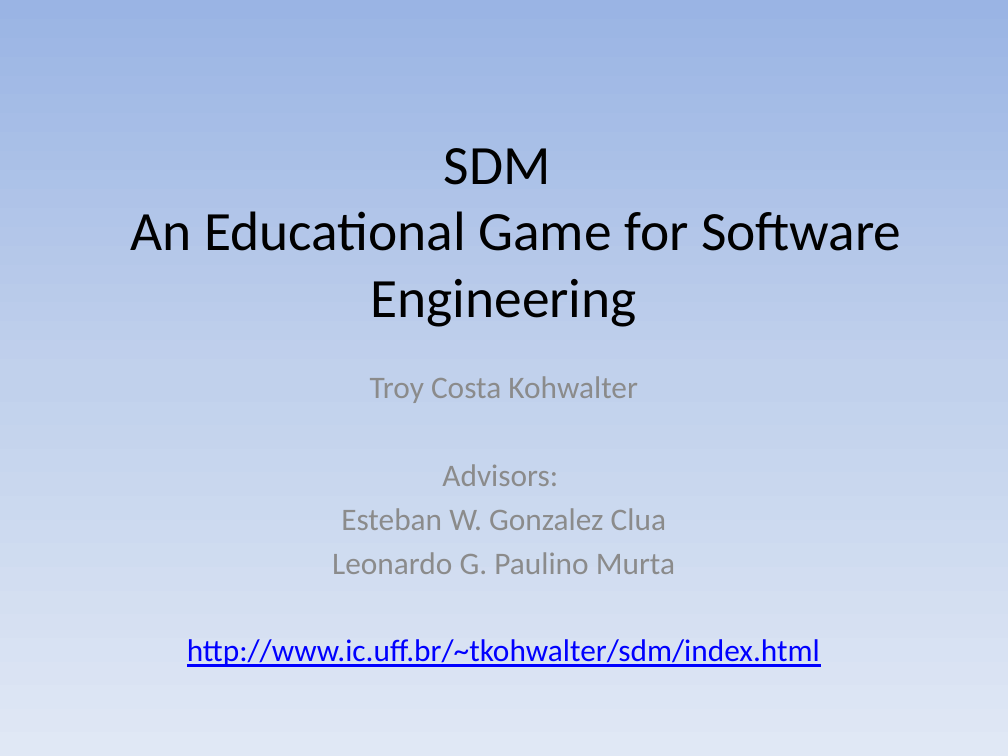
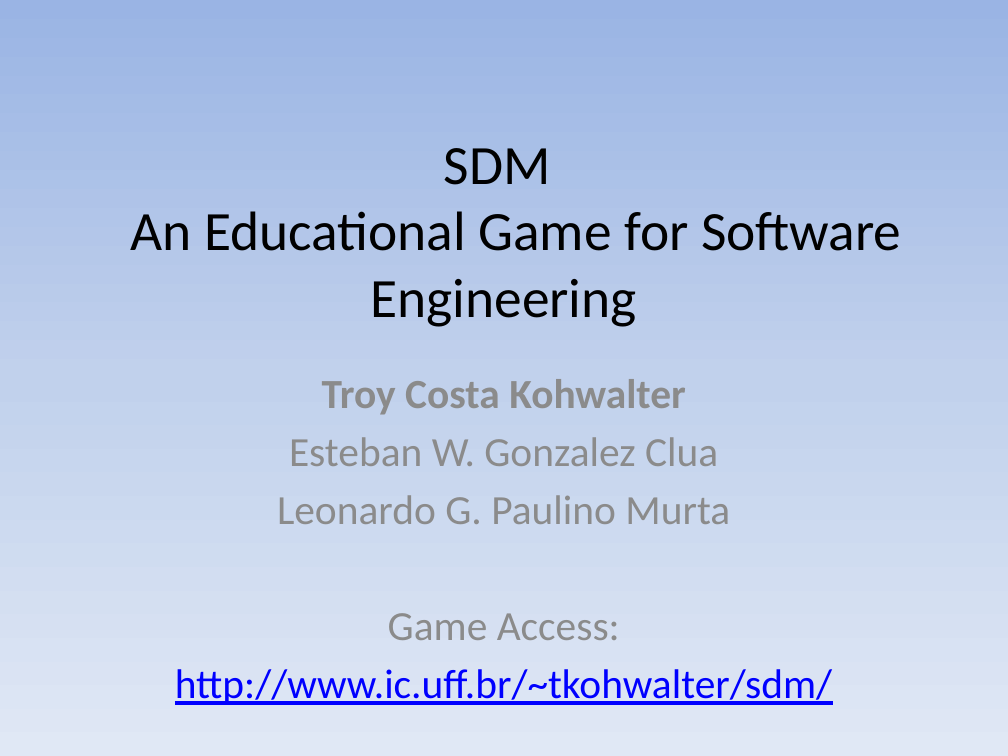
Before and after one commit to gems-uff/sdm, a slide deck: slide 17 of docs/Apresentação/SDM - Apresentação SBGames.pptx (slide 16 before the commit). Drawn at 1008x756 pixels with LibreOffice and Linux fonts; fonts in the diff are those of the drawing. Boxes give left, top, right and bottom in pixels: in the first picture for what was removed or moved away, otherwise in the second. Text is boxed around its words. In the diff, an @@ line names an element or a change of style, - is before the commit and + after.

```diff
--- a/docs/Apresentação/SDM - Apresentação SBGames.pptx
+++ b/docs/Apresentação/SDM - Apresentação SBGames.pptx
@@ subtitle at [277, 379, 730, 524]: size 22.4 to 29.6 pt in "Troy Costa Kohwalter", "Esteban W. Gonzalez Clua", "Leonardo G. Paulino Murta"; bold on in "Troy Costa Kohwalter"; more space between paragraphs @@
@@ subtitle at [442, 464, 558, 486]: paragraph removed @@
-Advisors:
@@ subtitle at [175, 613, 832, 705]: text changed; size 22.4 to 29.6 pt @@
-http://www.ic.uff.br/~tkohwalter/sdm/index.html
+Game Access:
+http://www.ic.uff.br/~tkohwalter/sdm/
```
Also in this commit, not shown: 7 other slides changed, 6 slides added.
